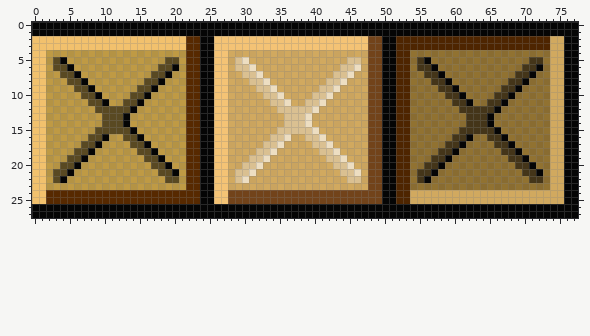
Edited in one commit: sprite sheet (SARM/assets/closeBtnFrames.png). The picture above was drawn from the file before the commit.
The file is 78x28 pixels. Colours within 5 levels of each other are drawn and written as one.
The result:
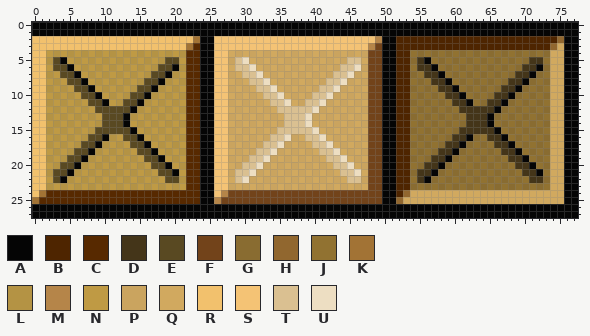
Palette (. is transparent): A #050505  B #4e2500  C #572900  D #443519  E #594922  F #72431a  G #896c31  H #91672f  J #917231  K #a27335  L #b49344  M #b58549  N #bf9a44  P #caa45f  Q #d1a95f  R #f2c16d  S #f4c375  T #dac091  U #eddec2
Diff:
Colour Q becomes colour B in row 2 at x 74.
Colour R becomes colour C in row 25 at x 1.
Colour S becomes colour F in row 25 at x 27.
Colour B becomes colour H in row 24 at x 53; in row 25 at x 52.
Colour Q becomes colour H in row 2 at x 75; in row 3 at x 74.
Colour C becomes colour K in row 2 at x 23; in row 3 at x 22.
Colour R becomes colour K in row 24 at x 1; in row 25 at x 0.
Colour F becomes colour M in row 2 at x 49; in row 3 at x 48.
Colour S becomes colour M in row 24 at x 27; in row 25 at x 26.
Colour B becomes colour Q in row 25 at x 53.
Colour C becomes colour R in row 2 at x 22.
Colour F becomes colour S in row 2 at x 48.
Boxes around the changes in both pictures, in picture pixels (x1, y1, x2, y2):
changed: (186, 36, 200, 50)
changed: (368, 36, 382, 50)
changed: (550, 36, 564, 50)
changed: (32, 190, 46, 204)
changed: (214, 190, 228, 204)
changed: (396, 190, 410, 204)
